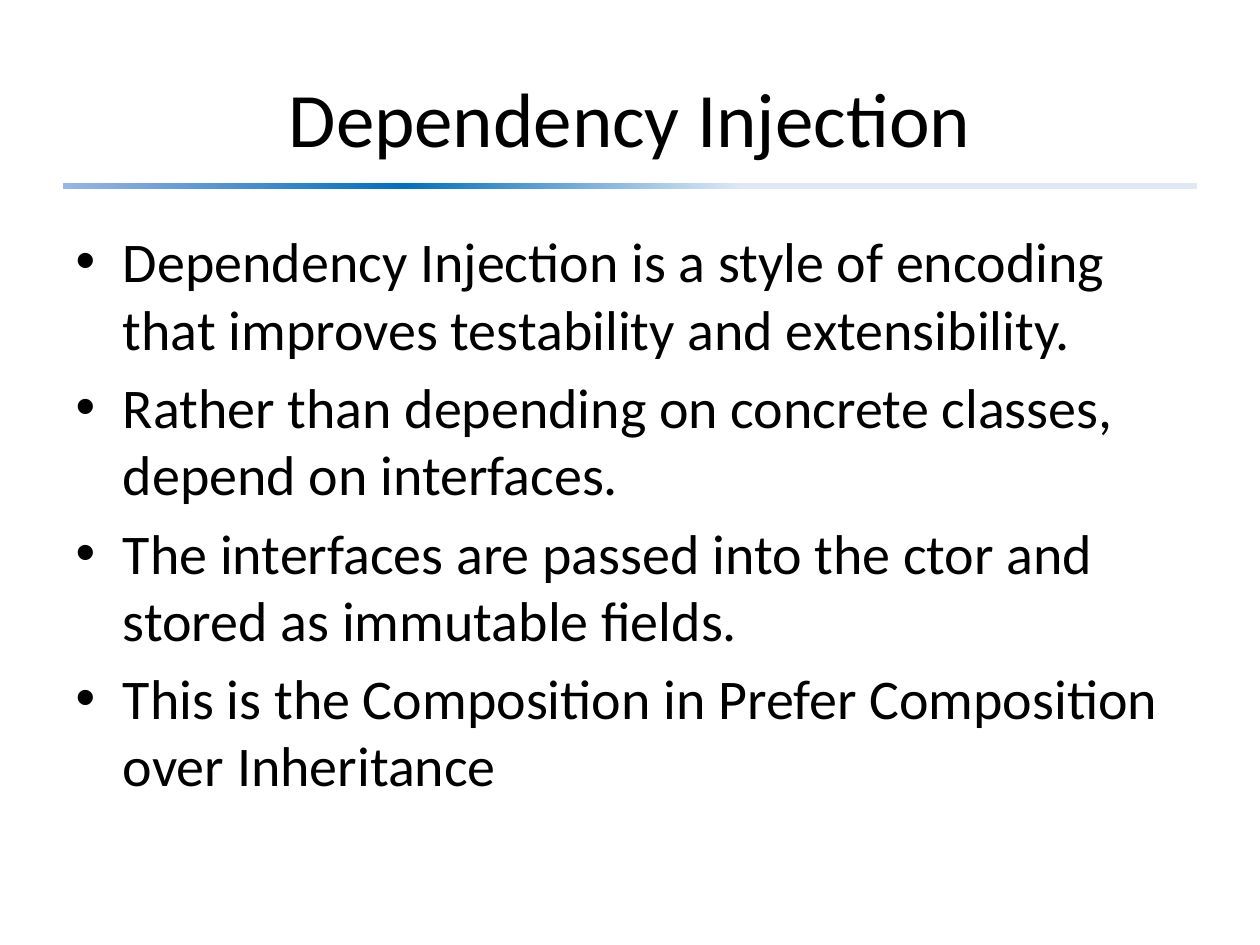
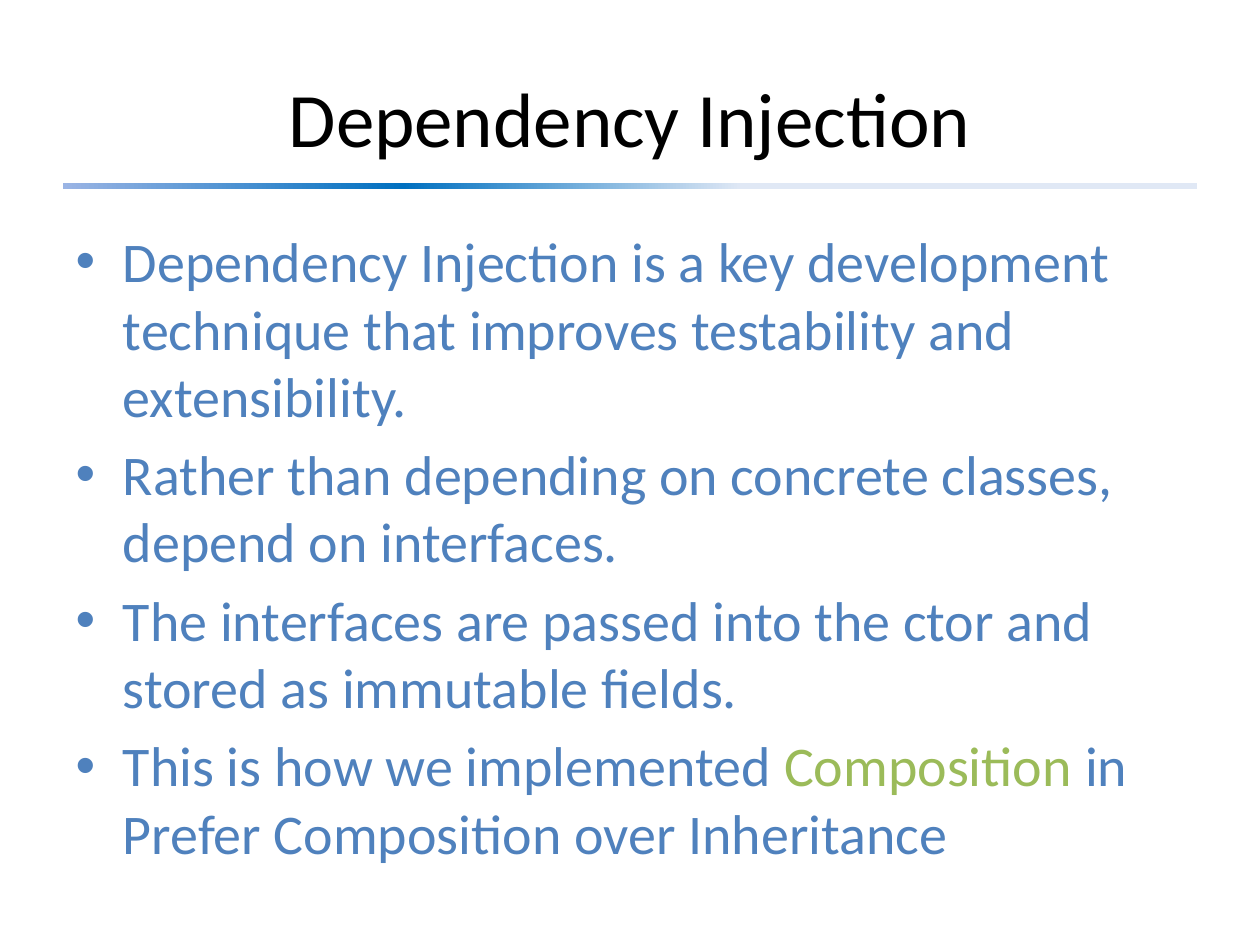
Before and after one commit to david-sackstein/solid-c-cpp, a slide deck: slide 12 of Module 2 - The Importance of Tests.pptx. Drawn at 1260x945 pixels with LibreOffice and Linux fonts; fonts in the diff are those of the drawing. Boxes give left, top, right and bottom in pixels: in the first picture for what was removed or moved away, otherwise in the second. Text is boxed around its words. In the diff, an @@ line names an element or a change of style, - is before the commit and + after.

```diff
--- a/Module 2 - The Importance of Tests.pptx
+++ b/Module 2 - The Importance of Tests.pptx
@@ text at box(123, 243, 1109, 426): text changed; text colour #000000 to #4F81BD @@
-• Dependency Injection is a style of encoding that improves testability and extensibility.
+• Dependency Injection is a key development technique that improves testability and extensibility.
@@ text at box(123, 456, 1113, 709): text colour #000000 to #4F81BD in "Rather than depending on concrete classes, depend ...", "The interfaces are passed into the ctor ..." @@
@@ text at box(123, 747, 1127, 863): text changed; text colour #000000 to #4F81BD @@
-• This is the Composition in Prefer Composition over Inheritance
+• This is how we implemented Composition in Prefer Composition over Inheritance
```
Also in this commit, not shown: 15 other slides changed, 2 slides added, 3 other files.
